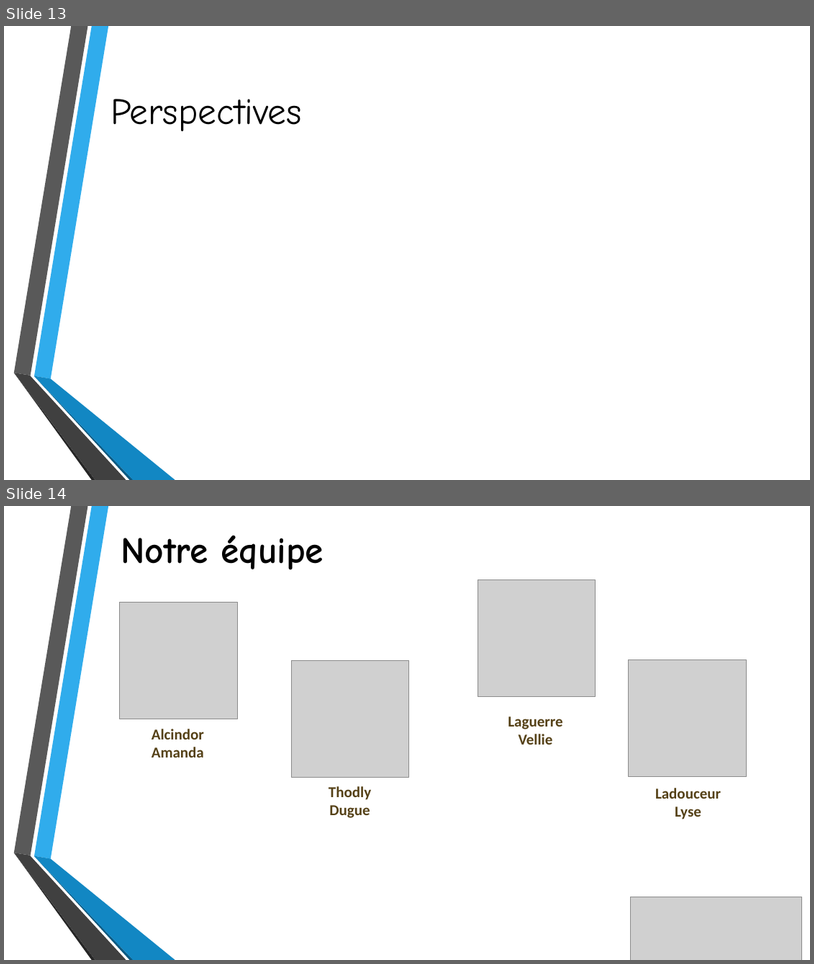
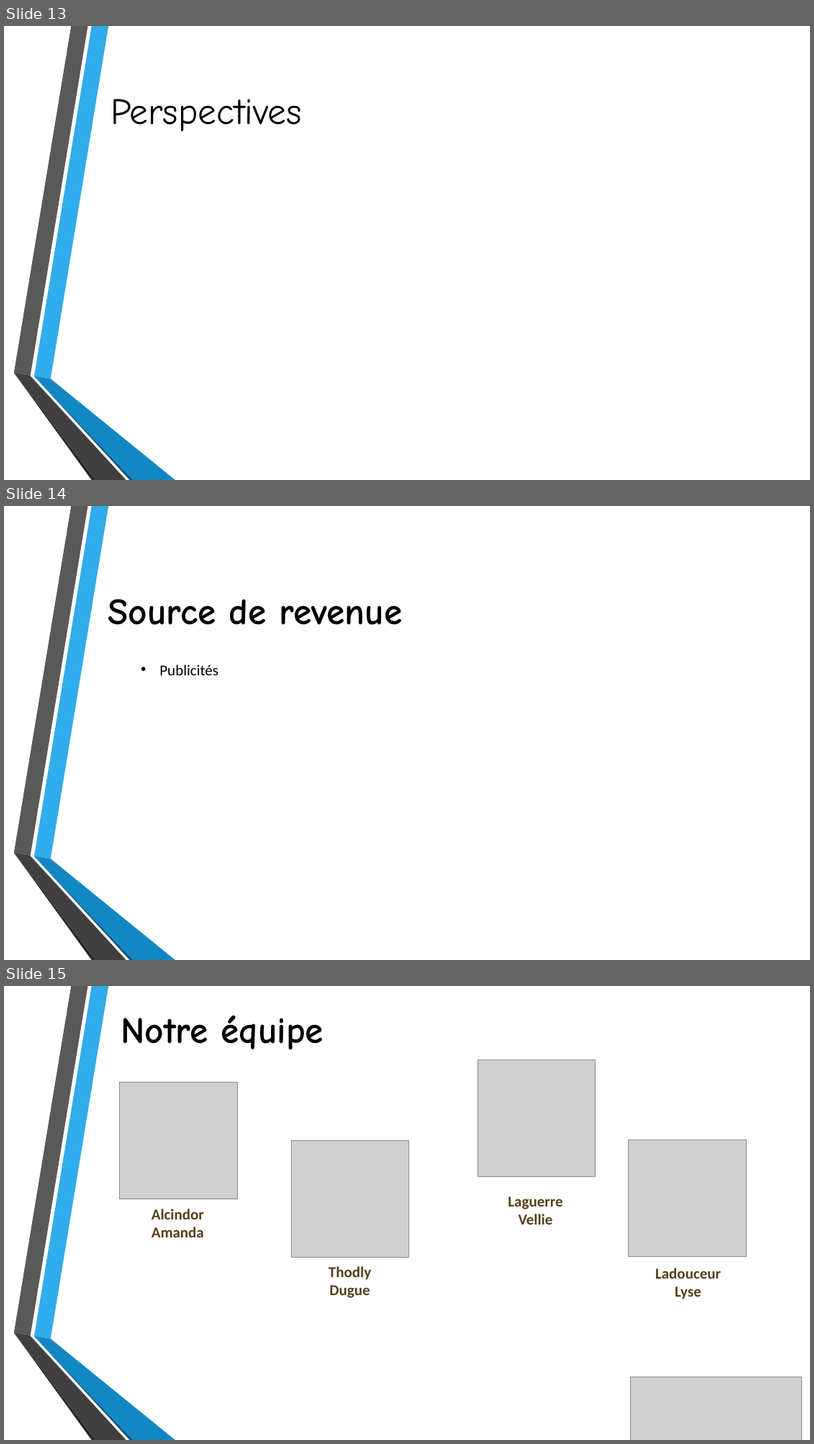
Before and after one commit to LysAMa/womenHackathon, a slide deck: Presentation/Chwa PaN’ - presentation2.pptx. Shown one above the other, each under a label of ours: slides 13 and 14 before the commit, slides 13, 14 and 15 after it. The pictures are 814x964 and 814x1444 pixels, drawn with LibreOffice and Linux fonts; fonts in the diff are those of the drawing; grey boxes stand for pictures; background and template pictures are left out. Boxes give left, top, right and bottom in pixels: in the first picture for what was removed or moved away, otherwise in the second. Text is boxed around its words. In the diff, an @@ line names an element or a change of style, - is before the commit and + after.

```diff
--- a/Presentation/Chwa PaN’ - presentation2.pptx
+++ b/Presentation/Chwa PaN’ - presentation2.pptx
@@ slide 14 added at (4,506,810,960), background picture (left out); not listed: 6 template elements that a slide beside it also shows @@
@@ title added at (108,599,402,625), 44 pt, text #000000, bold @@
+Source de revenue
@@ text added at (160,664,219,675), 18 pt, text #000000 @@
+• Publicités
@@ what was slide 14 is now slide 15 @@
```
Also in this commit, not shown: 1 slide changed.
